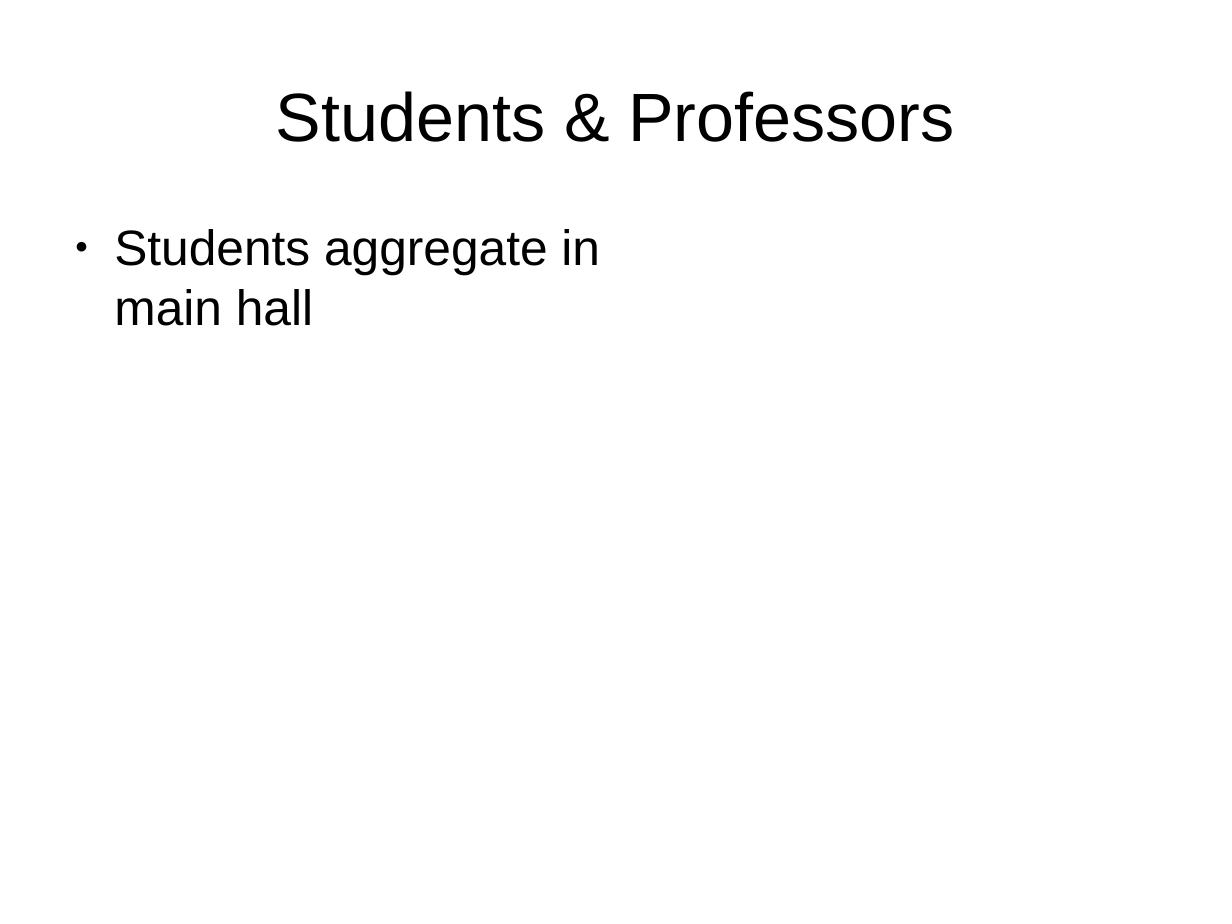
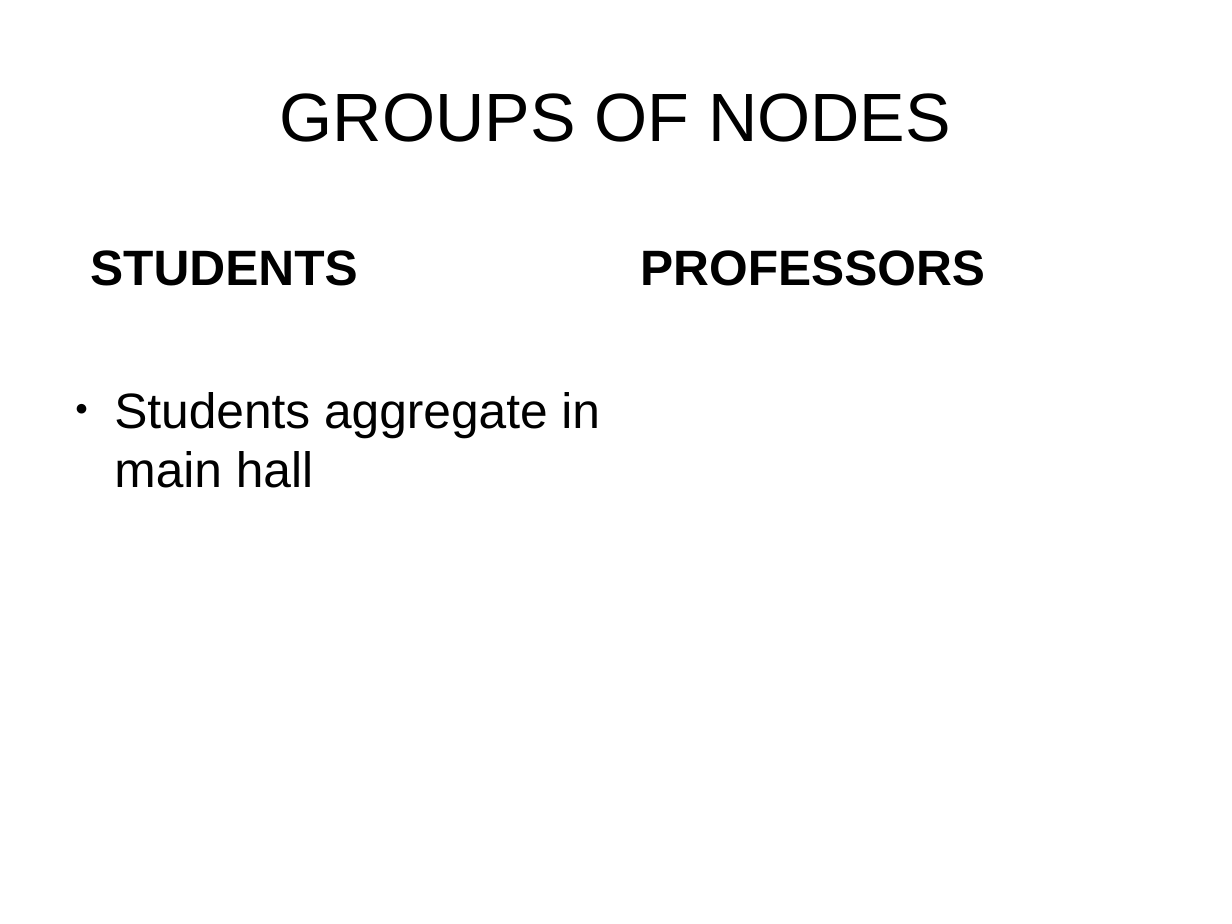
Before and after one commit to lorenzodonini/cmb, a slide deck: slide 2 of assignments/presentation_project_1.odp. Drawn at 1232x924 pixels with LibreOffice and Linux fonts; fonts in the diff are those of the drawing. Boxes give left, top, right and bottom in pixels: in the first picture for what was removed or moved away, otherwise in the second. Text is boxed around its words. In the diff, an @@ line names an element or a change of style, - is before the commit and + after.

```diff
--- a/assignments/presentation_project_1.odp
+++ b/assignments/presentation_project_1.odp
@@ title at <box>280,93,951,142</box>: text changed @@
-Students & Professors
+GROUPS OF NODES
@@ text added at <box>90,250,358,286</box>, 32 pt, text #000000, bold @@
+STUDENTS
@@ text added at <box>640,250,985,286</box>, 32 pt, text #000000, bold @@
+PROFESSORS
@@ text "Students aggregate in main hall": place and size @@
-text "Students aggregate in main hall" at <box>114,229,600,326</box>
+text "Students aggregate in main hall" at <box>114,392,600,488</box>
```
Also in this commit, not shown: 3 other slides changed, 2 other files.
